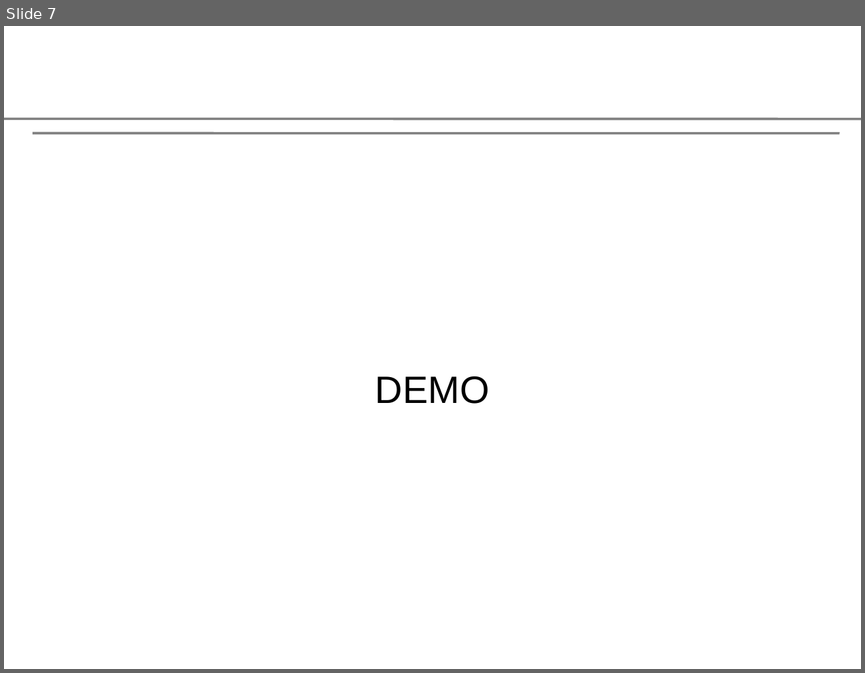
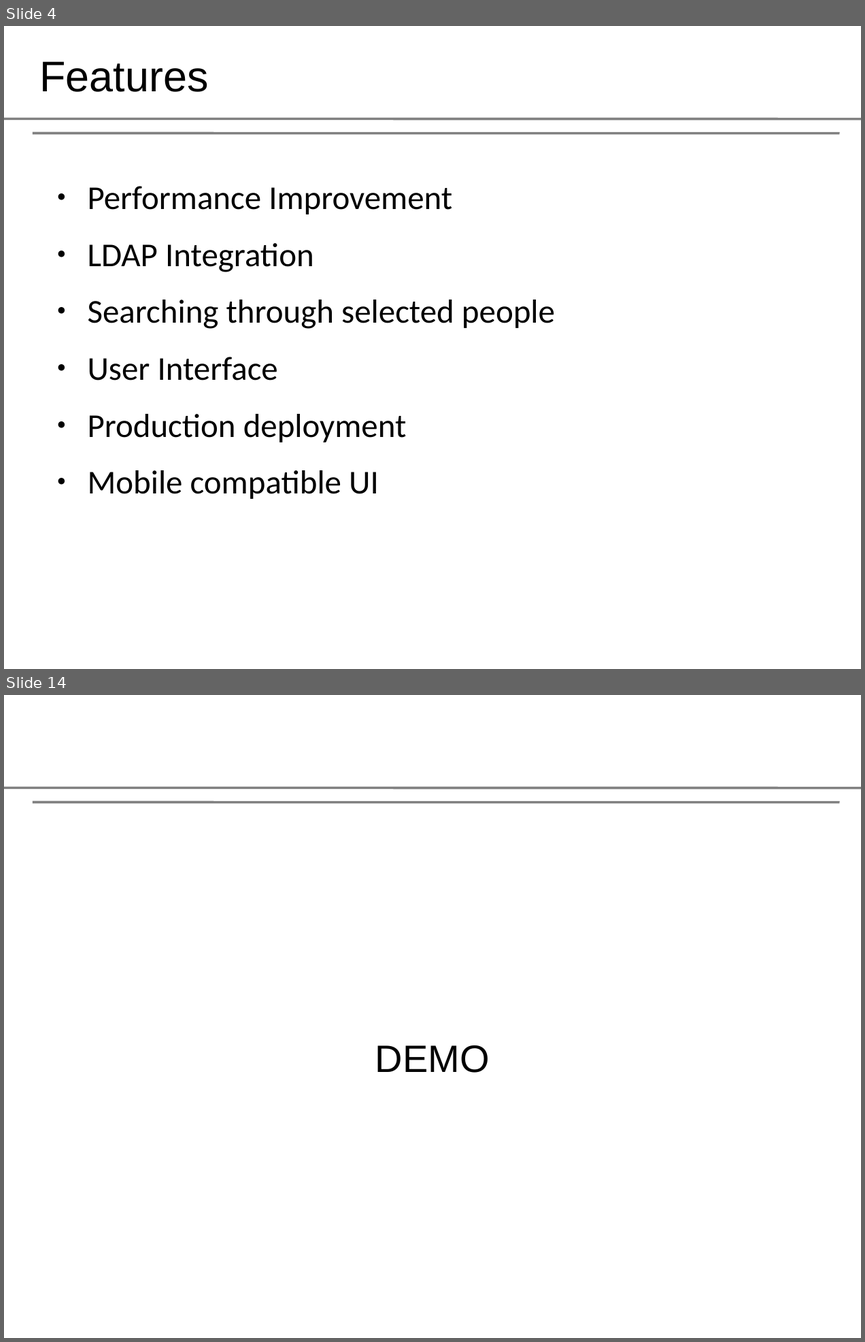
Before and after one commit to aashish-pathak/leadsnetwork, a slide deck: leads_in.odp. Shown one above the other, each under a label of ours: slide 7 before the commit, slides 4 and 14 after it; the slides between them are not shown. The pictures are 865x673 and 865x1342 pixels, drawn with LibreOffice and Linux fonts; fonts in the diff are those of the drawing; background and template pictures are left out. Boxes give left, top, right and bottom in pixels: in the first picture for what was removed or moved away, otherwise in the second. Text is boxed around its words. In the diff, an @@ line names an element or a change of style, - is before the commit and + after.

```diff
--- a/leads_in.odp
+++ b/leads_in.odp
@@ slide 4 added at [4,26,861,669], background #FFFFFF; not listed: 2 template elements that a slide beside it also shows @@
@@ title added at [39,61,208,92], 36 pt, text #000000 @@
+Features
@@ text added at [88,186,555,499], 28 pt, text #000000 @@
+● Performance Improvement
+● LDAP Integration
+● Searching through selected people
+● User Interface
+● Production deployment
+● Mobile compatible UI
@@ what was slide 7 is now slide 14 @@
```
Also in this commit, not shown: 2 slides changed, 20 other slides added, 1 slide removed.
